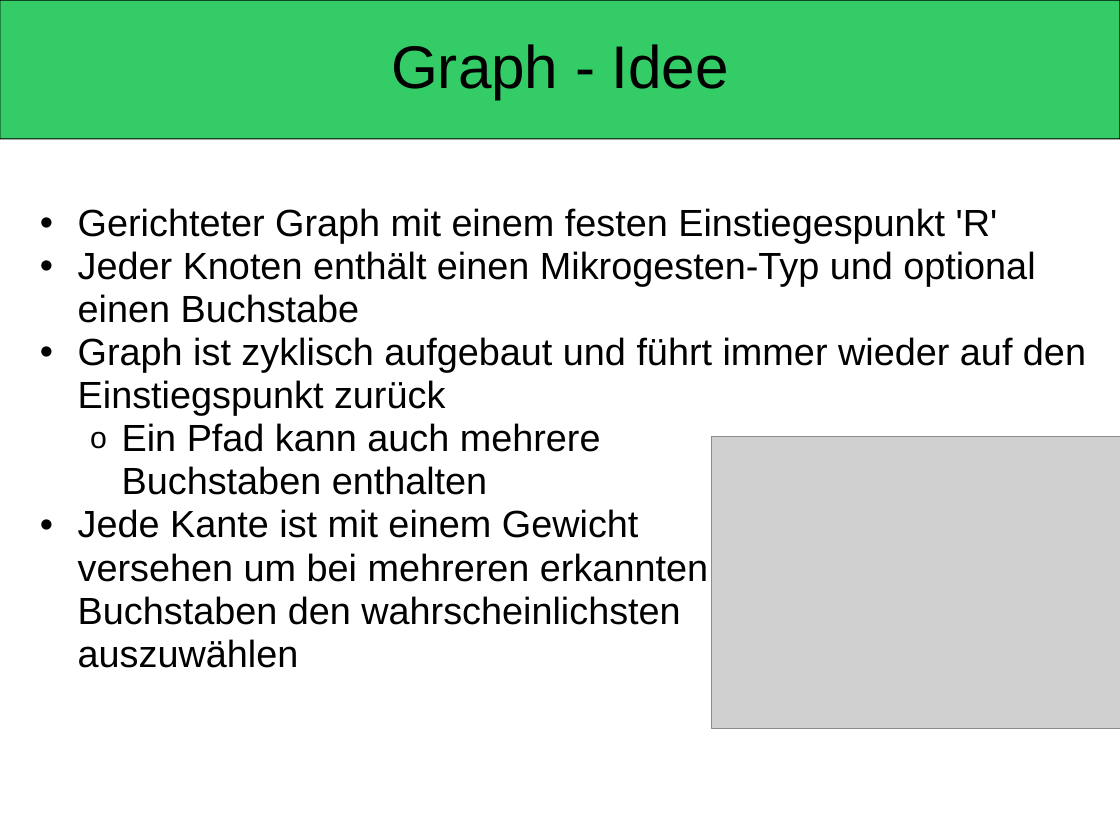
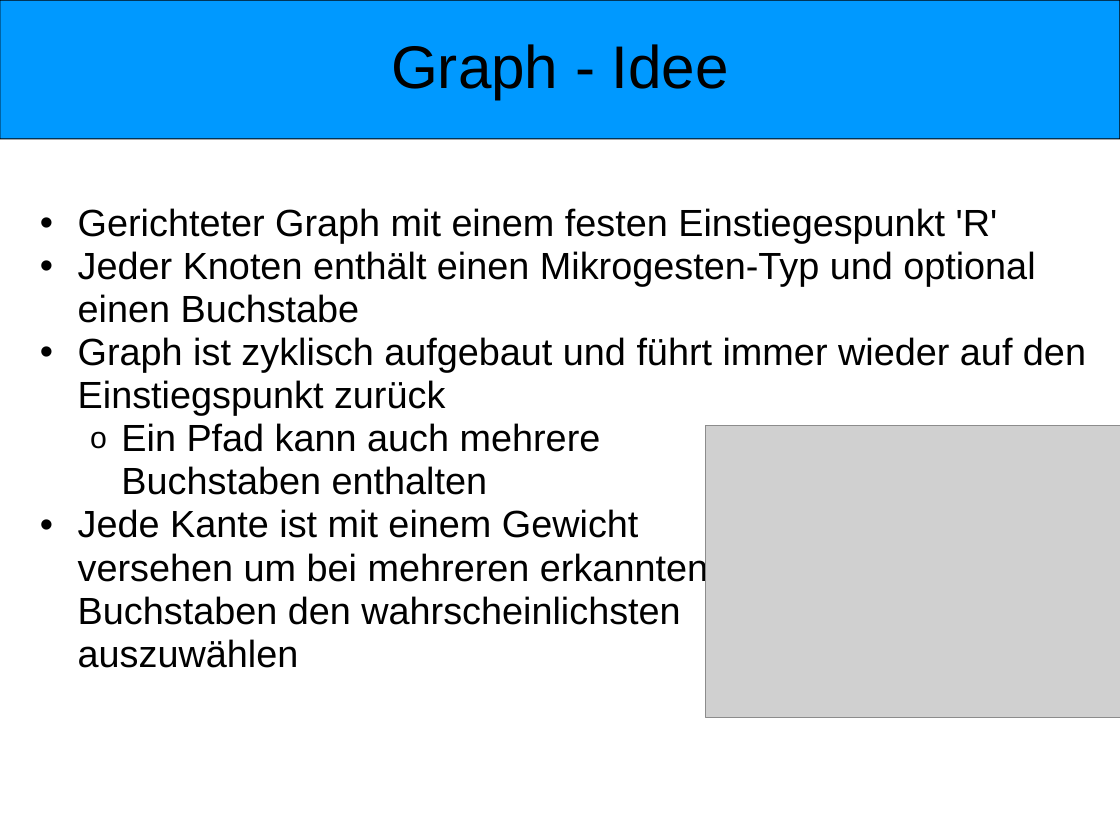
Before and after one commit to wtfc63/ba10-bsha-1, a slide deck: slide 13 of doc/presentation/presentation.ppt. Drawn at 1120x840 pixels with LibreOffice and Linux fonts; fonts in the diff are those of the drawing; grey boxes stand for pictures. Boxes give left, top, right and bottom in pixels: in the first picture for what was removed or moved away, otherwise in the second. Text is boxed around its words. In the diff, an @@ line names an element or a change of style, - is before the commit and + after.

```diff
--- a/doc/presentation/presentation.ppt
+++ b/doc/presentation/presentation.ppt
@@ rounded rectangle at bbox=[0, 0, 1120, 139]: fill #33CC66 to #0099FF @@
@@ text "Gerichteter Graph mit einem festen ..." at bbox=[78, 208, 1086, 668]: indent changed @@
@@ picture: place and size @@
-picture at bbox=[712, 437, 1120, 729]
+picture at bbox=[706, 425, 1120, 718]
```
Also in this commit, not shown: 25 other slides changed, 1 slide added.
